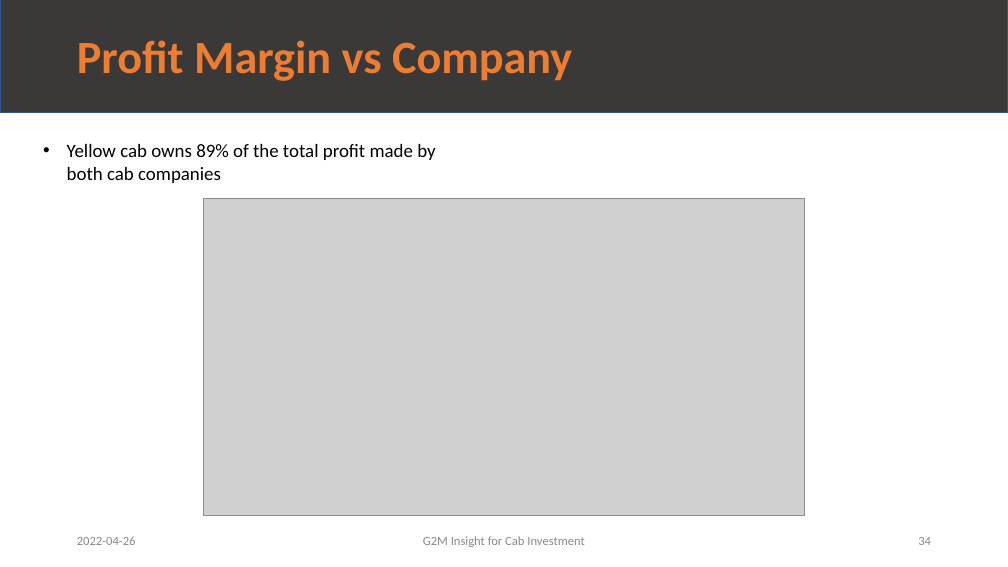
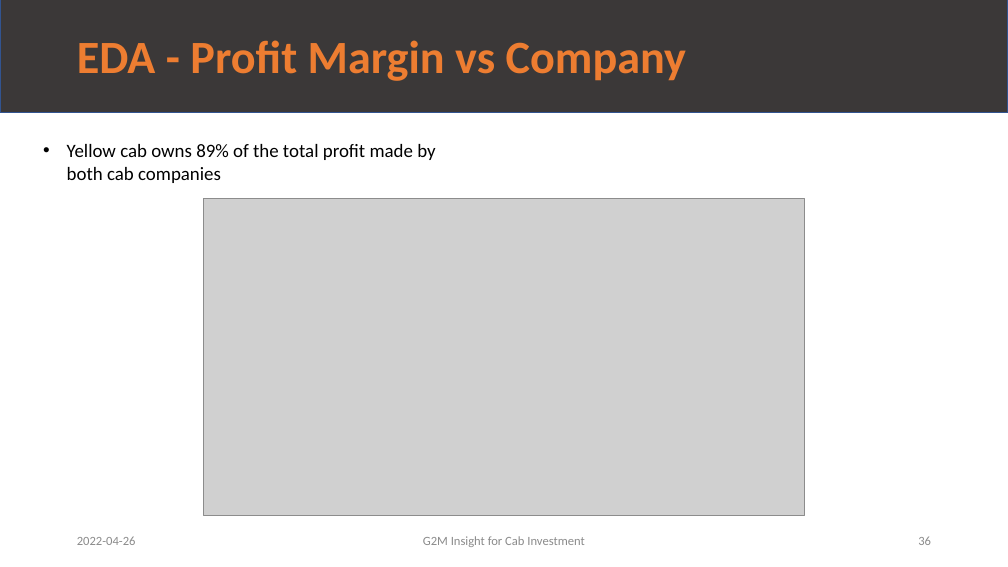
Before and after one commit to leopqrz/Data_Glacier_Internship, a slide deck: slide 36 of week_02/G2M_Case_Study_V1.0_Leo.pptx (slide 34 before the commit). Drawn at 1008x567 pixels with LibreOffice and Linux fonts; fonts in the diff are those of the drawing; grey boxes stand for pictures. Boxes give left, top, right and bottom in pixels: in the first picture for what was removed or moved away, otherwise in the second. Text is boxed around its words. In the diff, an @@ line names an element or a change of style, - is before the commit and + after.

```diff
--- a/week_02/G2M_Case_Study_V1.0_Leo.pptx
+++ b/week_02/G2M_Case_Study_V1.0_Leo.pptx
@@ title at box(77, 40, 686, 81): text changed @@
-Profit Margin vs Company
+EDA - Profit Margin vs Company
@@ page number at box(918, 536, 931, 545): text changed @@
-34
+36
```
Also in this commit, not shown: 35 other slides changed, 2 slides added, 1 other file.
